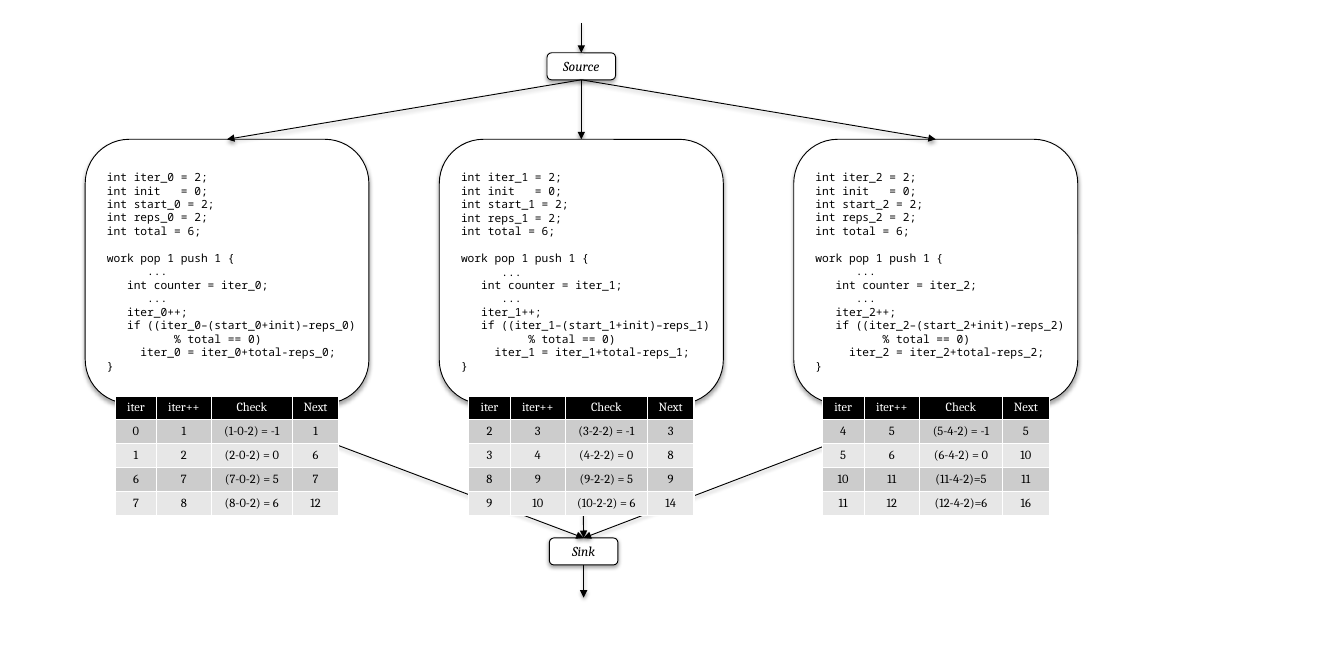
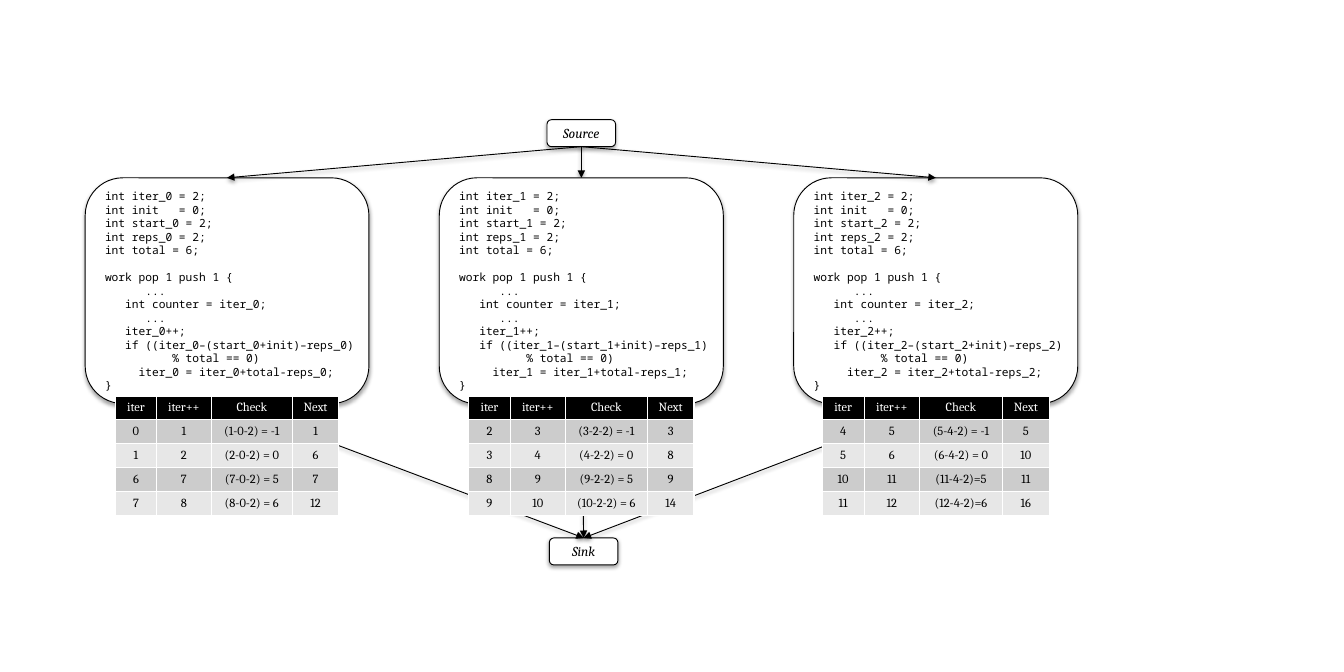
Before and after one commit to rrnewton/StreamIt, a slide deck: slide 1 of streams/docs/induction-state-2012/figures/fission-example.pptx. Drawn at 1344x672 pixels with LibreOffice and Linux fonts; fonts in the diff are those of the drawing. Boxes give left, top, right and bottom in pixels: in the first picture for what was removed or moved away, otherwise in the second. Text is boxed around its words. In the diff, an @@ line names an element or a change of style, - is before the commit and + after.

```diff
--- a/streams/docs/induction-state-2012/figures/fission-example.pptx
+++ b/streams/docs/induction-state-2012/figures/fission-example.pptx
@@ arrow removed from (582, 23) to (582, 53) @@
@@ arrow moved from (582, 80) - (227, 139) to (582, 147) - (227, 177) @@
@@ rounded rectangle "Source": place and size @@
-rounded rectangle "Source" at box(547, 53, 616, 80)
+rounded rectangle "Source" at box(547, 120, 616, 147)
@@ arrow moved from (582, 80) - (935, 139) to (582, 147) - (935, 177) @@
@@ arrow moved from (582, 80) - (582, 139) to (582, 147) - (582, 178) @@
@@ rounded rectangle "int iter_0 = 2;": place and size @@
-rounded rectangle "int iter_0 = 2;" at box(85, 139, 369, 403)
+rounded rectangle "int iter_0 = 2;" at box(85, 177, 369, 403)
@@ rounded rectangle "int iter_1 = 2;": place and size @@
-rounded rectangle "int iter_1 = 2;" at box(439, 139, 723, 403)
+rounded rectangle "int iter_1 = 2;" at box(439, 178, 723, 404)
@@ rounded rectangle "int iter_2 = 2;": place and size @@
-rounded rectangle "int iter_2 = 2;" at box(794, 139, 1078, 403)
+rounded rectangle "int iter_2 = 2;" at box(794, 177, 1078, 403)
@@ arrow removed from (583, 564) to (583, 598) @@
```
Also in this commit, not shown: 1 other file.
